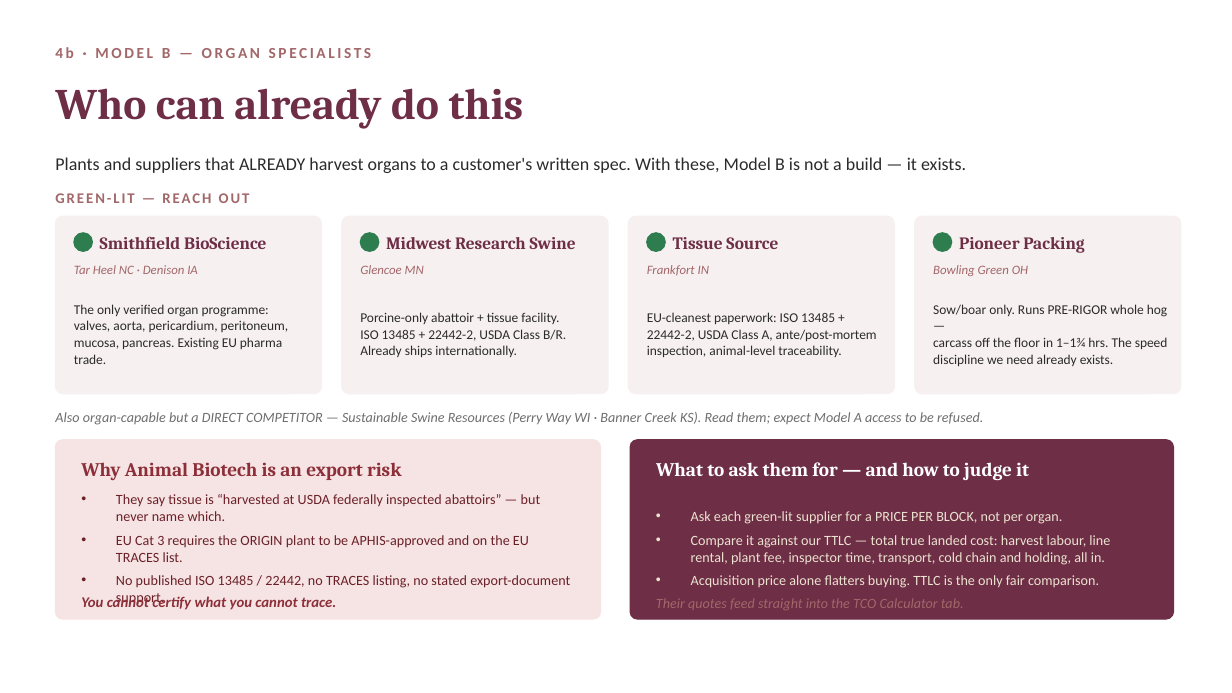
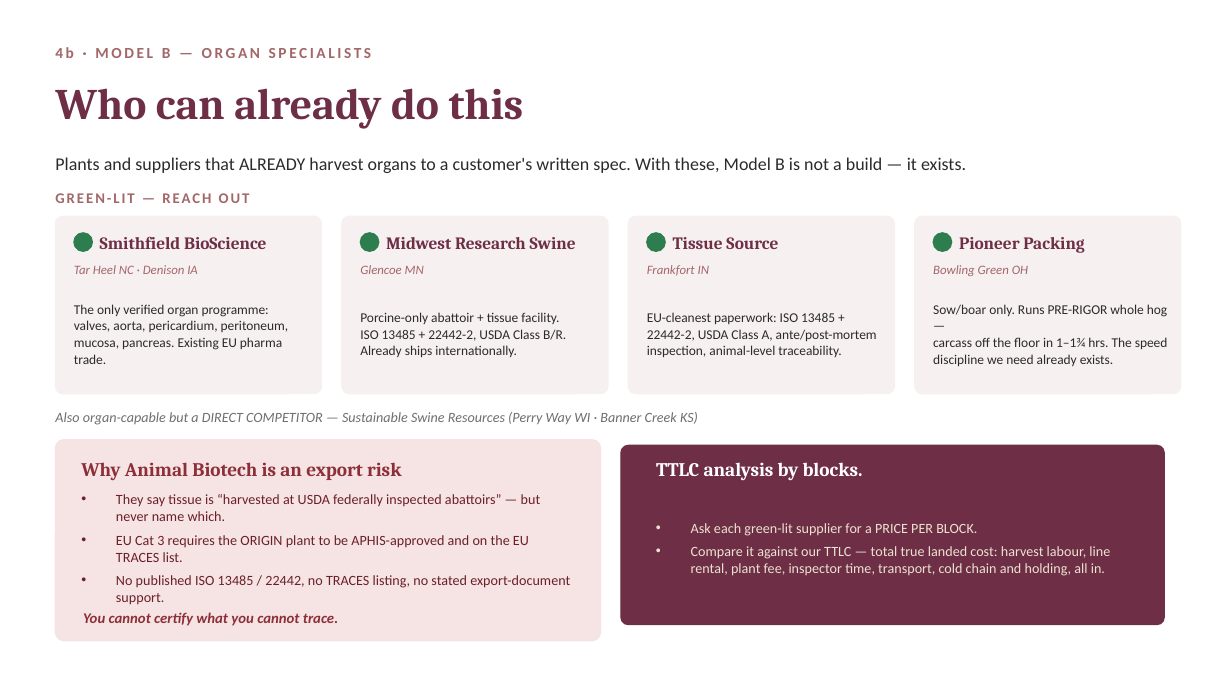
Before and after one commit to naviero1/Claude-Works, a slide deck: slide 6 of Tissue Supplier Research/Supplier_Strategy_Meeting.pptx. Drawn at 1232x693 pixels with LibreOffice and Linux fonts; fonts in the diff are those of the drawing. Boxes give left, top, right and bottom in pixels: in the first picture for what was removed or moved away, otherwise in the second. Text is boxed around its words. In the diff, an @@ line names an element or a change of style, - is before the commit and + after.

```diff
--- a/Tissue Supplier Research/Supplier_Strategy_Meeting.pptx
+++ b/Tissue Supplier Research/Supplier_Strategy_Meeting.pptx
@@ text at <box>55,412,698,425</box>: text changed @@
-Also organ-capable but a DIRECT COMPETITOR — Sustainable Swine Resources (Perry Way WI · Banner Creek KS). Read them; expect Model A access to be refused.
+Also organ-capable but a DIRECT COMPETITOR — Sustainable Swine Resources (Perry Way WI · Banner Creek KS)
@@ rounded rectangle: place and size @@
-rounded rectangle at <box>55,440,601,619</box>
+rounded rectangle at <box>55,440,601,640</box>
@@ rounded rectangle: place and size @@
-rounded rectangle at <box>630,440,1174,619</box>
+rounded rectangle at <box>621,445,1165,625</box>
@@ text at <box>656,462,863,481</box>: text changed @@
-What to ask them for — and how to judge it
+TTLC analysis by blocks.
@@ text at <box>691,523,977,536</box>: text changed @@
-• Ask each green-lit supplier for a PRICE PER BLOCK, not per organ.
+• Ask each green-lit supplier for a PRICE PER BLOCK.
@@ text removed at <box>656,598,964,610</box> @@
-Their quotes feed straight into the TCO Calculator tab.
@@ text at <box>691,575,1099,588</box>: paragraph removed @@
-• Acquisition price alone flatters buying. TTLC is the only fair comparison.
@@ text "You cannot certify what you ...": place and size @@
-text "You cannot certify what you ..." at <box>81,594,336,610</box>
+text "You cannot certify what you ..." at <box>83,612,338,626</box>
```
Also in this commit, not shown: 3 other slides changed.
